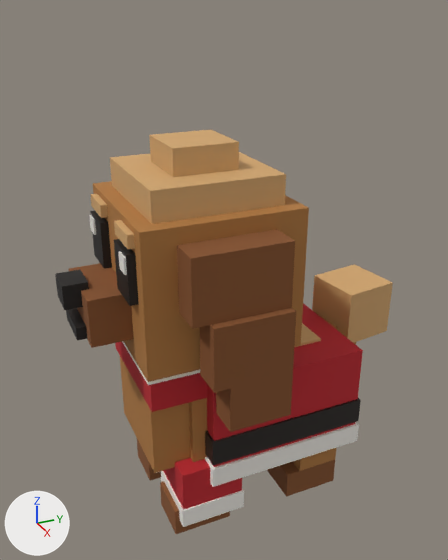
One commit to the glTF model public/assets/tobby/Tobby_Animated.glb: the scene before it, then after it.
Camera for both pictures: a 50 mm lens placed at (0.677, -0.325, 0.658), pointed at (-0.009, -0.017, 0.316). Arrows for +X, +Y and +Z are at lower left; the lights stay in place. The first picture is the older version. Where no turn or scale is listed for an object, it has been applied to the vertices.

Before the edit, the objects in view are built like this:
```python
me_mesh_21 = bpy.data.meshes.new('Mesh_21')
me_mesh_21.from_pydata(...)  # 8 vertices, 12 faces; spans x -0.02..0.02, y -0.04..0.04, z -0.03..0.03
me_mesh_21.materials.append(mat_fur_cocoa)  # brown #86522a
ob_ear_r_tip = bpy.data.objects.new('ear_R_tip', me_mesh_21)
ob_ear_r_tip.location = (0.13, -0.04, 0.23)
ob_wear_santa_hat__head = bpy.data.objects.new('wear_santa_hat__head', None)
ob_wear_santa_hat__head.parent = ob_head
ob_wear_santa_hat__head.location = (0.0, 0.0, 0.0)
ob_wear_santa_hat__head.scale = (0.0, 0.0, 0.0)
ob_wear_santa_suit__forearm_r = bpy.data.objects.new('wear_santa_suit__forearm.R', None)
ob_wear_santa_suit__forearm_r.parent = ob_forearm_r
ob_wear_santa_suit__forearm_r.location = (0.0, 0.0, 0.0)
ob_wear_santa_suit__neck = bpy.data.objects.new('wear_santa_suit__neck', None)
ob_wear_santa_suit__neck.parent = ob_neck
ob_wear_santa_suit__neck.location = (0.0, 0.0, 0.0)
ob_wear_santa_suit__spine = bpy.data.objects.new('wear_santa_suit__spine', None)
ob_wear_santa_suit__spine.parent = ob_spine
ob_wear_santa_suit__spine.location = (0.0, 0.0, 0.0)
# also in view: 'ear_R_top' at (0.12, -0.06, 0.38); 'santa_hem' at (0.0, 0.028, 0.096); 'santa_belt' at (0.0, 0.028, 0.134); 'ear_R_mid' at (0.13, -0.05, 0.3); 'torso' at (0.0, 0.02, 0.16)
```
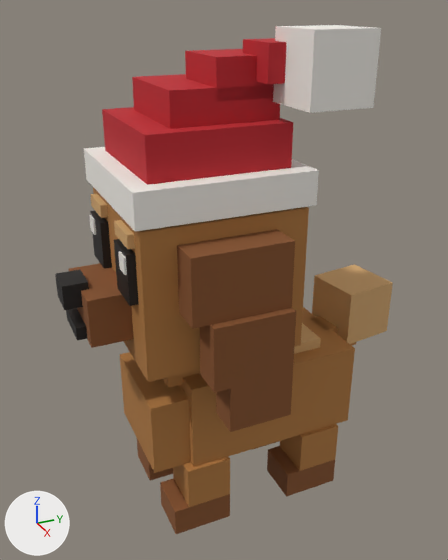
ob_wear_santa_hat__head is not drawn itself; it is the parent of ob_santa_hat_brim, ob_santa_hat_cone_a, ob_santa_hat_cone_b, ob_santa_hat_cone_c, ob_santa_hat_cone_d, ob_santa_hat_pom.
ob_wear_santa_suit__neck is not drawn itself; it is the parent of ob_santa_collar, ob_santa_collar_fur.
ob_wear_santa_suit__forearm_r is not drawn itself; it is the parent of ob_santa_sleeve_r, ob_santa_cuff_r.
ob_wear_santa_suit__spine is not drawn itself; it is the parent of ob_santa_body, ob_santa_belt, ob_santa_buckle, ob_santa_placket, ob_santa_hem.

Changed parts and their boxes [x1, y1, x2, y2] in the pictures (448 x 560 px):
'santa_hat_brim', rescaled (not visible before)
    after: [84, 147, 319, 232]
'santa_hat_cone_a', rescaled (not visible before)
    after: [102, 107, 293, 185]
'santa_hat_pom', rescaled (not visible before)
    after: [273, 25, 381, 113]
'santa_body', rescaled (not visible afterwards)
    before: [207, 303, 363, 467]
'santa_hat_cone_b', rescaled (not visible before)
    after: [132, 74, 280, 129]
'santa_belt', rescaled (not visible afterwards)
    before: [205, 398, 361, 466]
'santa_hat_cone_c', rescaled (not visible before)
    after: [185, 49, 274, 101]
'santa_hem', rescaled (not visible afterwards)
    before: [205, 422, 359, 487]
'santa_collar', rescaled (not visible afterwards)
    before: [115, 342, 207, 412]
'santa_sleeve_R', rescaled (not visible afterwards)
    before: [163, 457, 242, 509]
'santa_hat_cone_d', rescaled (not visible before)
    after: [243, 38, 286, 84]
'santa_cuff_R', rescaled (not visible afterwards)
    before: [161, 471, 244, 527]
'santa_collar_fur', rescaled (not visible afterwards)
    before: [122, 341, 200, 385]
'torso', unchanged, uncovered by the edit
    before: [189, 398, 207, 462]
    after: [180, 307, 355, 467]
'topknot', unchanged, covered by the edit
    before: [110, 152, 286, 224]
'topknot_tuft', unchanged, covered by the edit
    before: [149, 130, 239, 177]
'leg_front_R', unchanged, uncovered by the edit
    after: [173, 457, 230, 507]

What changed in the scene script:
```text
Change ob_wear_santa_hat__head:
    ob_wear_santa_hat__head.scale: (0.0, 0.0, 0.0) -> (1.0, 1.0, 1.0)
Change ob_wear_santa_suit__neck:
    ob_wear_santa_suit__neck.scale: (1.0, 1.0, 1.0) -> (0.0, 0.0, 0.0)
Change ob_wear_santa_suit__forearm_r:
    ob_wear_santa_suit__forearm_r.scale: (1.0, 1.0, 1.0) -> (0.0, 0.0, 0.0)
Change ob_wear_santa_suit__spine:
    ob_wear_santa_suit__spine.scale: (1.0, 1.0, 1.0) -> (0.0, 0.0, 0.0)
```
